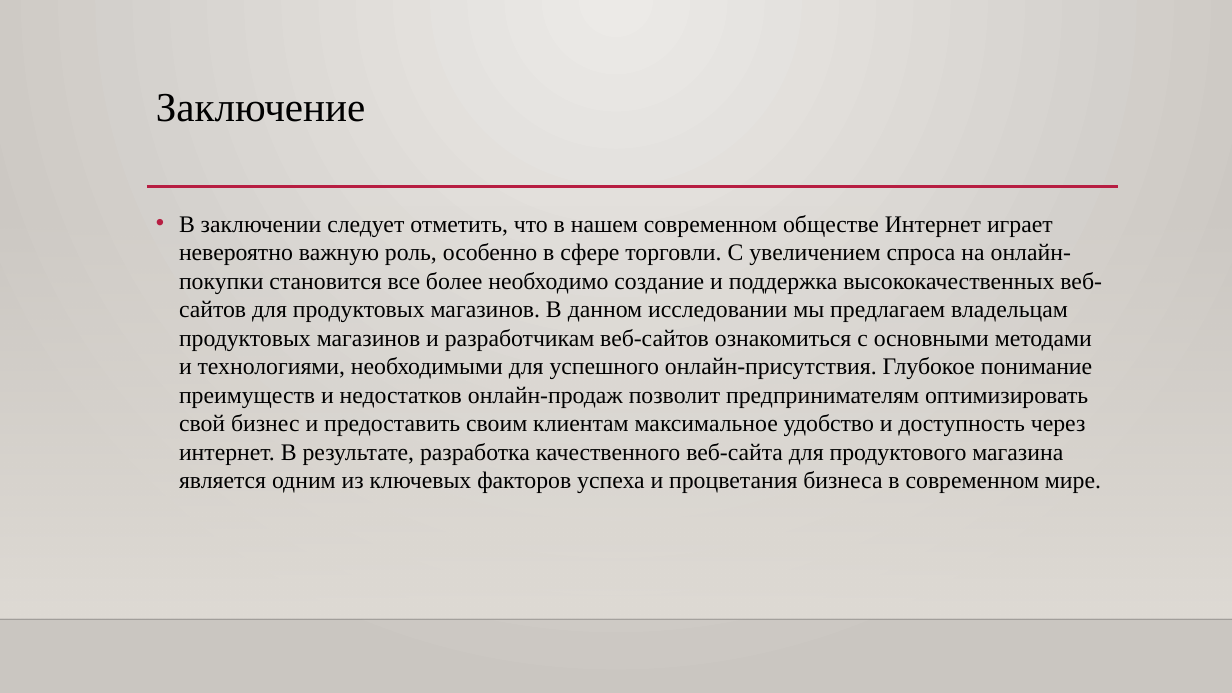
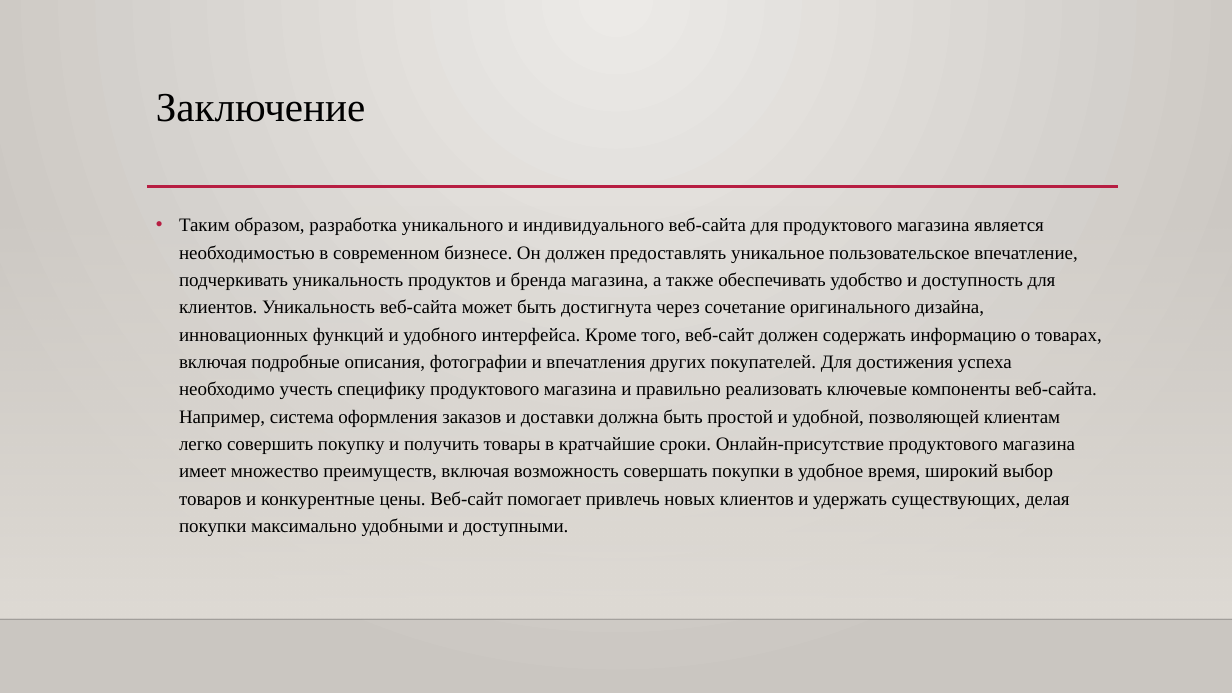
Before and after one commit to Luciy69/site, a slide deck: slide 8 of Курсовая Лушкин.pptx (slide 7 before the commit). Drawn at 1232x693 pixels with LibreOffice and Linux fonts; fonts in the diff are those of the drawing; background and template pictures are left out. Boxes give left, top, right and bottom in pixels: in the first picture for what was removed or moved away, otherwise in the second. Text is boxed around its words. In the diff, an @@ line names an element or a change of style, - is before the commit and + after.

```diff
--- a/Курсовая Лушкин.pptx
+++ b/Курсовая Лушкин.pptx
@@ text at box(179, 217, 1102, 536): text changed; size 18.5 to 14.8 pt @@
-• В заключении следует отметить, что в нашем современном обществе Интернет играет невероятно важную роль, особенно в сфере торговли. С увеличением спроса на онлайн-покупки становится все более необходимо создание и поддержка высококачественных веб-сайтов для продуктовых магазинов. В данном исследовании мы предлагаем владельцам продуктовых магазинов и разработчикам веб-сайтов ознакомиться с основными методами и технологиями, необходимыми для успешного онлайн-присутствия. Глубокое понимание преимуществ и недостатков онлайн-продаж позволит предпринимателям оптимизировать свой бизнес и предоставить своим клиентам максимальное удобство и доступность через интернет. В результате, разработка качественного веб-сайта для продуктового магазина является одним из ключевых факторов успеха и процветания бизнеса в современном мире.
+• Таким образом, разработка уникального и индивидуального веб-сайта для продуктового магазина является необходимостью в современном бизнесе. Он должен предоставлять уникальное пользовательское впечатление, подчеркивать уникальность продуктов и бренда магазина, а также обеспечивать удобство и доступность для клиентов. Уникальность веб-сайта может быть достигнута через сочетание оригинального дизайна, инновационных функций и удобного интерфейса. Кроме того, веб-сайт должен содержать информацию о товарах, включая подробные описания, фотографии и впечатления других покупателей. Для достижения успеха необходимо учесть специфику продуктового магазина и правильно реализовать ключевые компоненты веб-сайта. Например, система оформления заказов и доставки должна быть простой и удобной, позволяющей клиентам легко совершить покупку и получить товары в кратчайшие сроки. Онлайн-присутствие продуктового магазина имеет множество преимуществ, включая возможность совершать покупки в удобное время, широкий выбор товаров и конкурентные цены. Веб-сайт помогает привлечь новых клиентов и удержать существующих, делая покупки максимально удобными и доступными.
```
Also in this commit, not shown: 4 other slides changed, 1 slide added, 14 other files.
